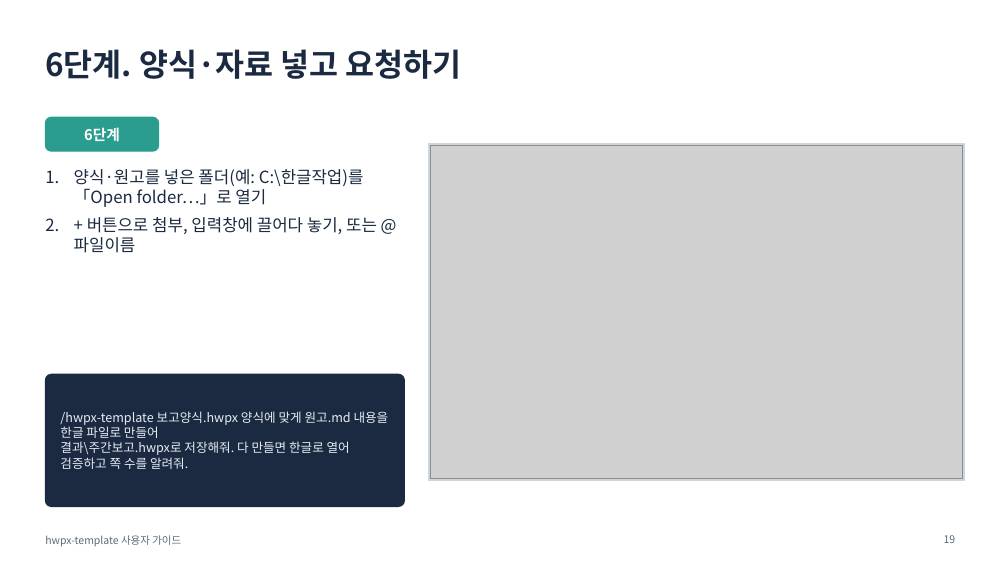
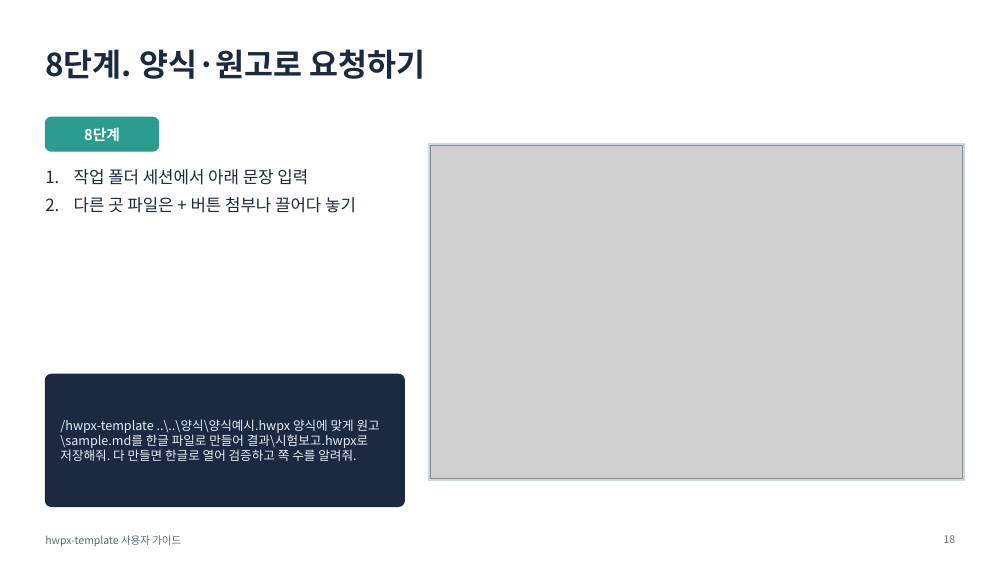
Before and after one commit to emilyJ7/hwpx-template-public, a slide deck: slide 18 of docs/사용자가이드.pptx (slide 19 before the commit). Drawn at 1008x567 pixels with LibreOffice and Linux fonts; fonts in the diff are those of the drawing; grey boxes stand for pictures. Boxes give left, top, right and bottom in pixels: in the first picture for what was removed or moved away, otherwise in the second. Text is boxed around its words. In the diff, an @@ line names an element or a change of style, - is before the commit and + after.

```diff
--- a/docs/사용자가이드.pptx
+++ b/docs/사용자가이드.pptx
@@ title at bbox=[45, 49, 426, 79]: text changed @@
-6단계. 양식·자료 넣고 요청하기
+8단계. 양식·원고로 요청하기
@@ text at bbox=[74, 169, 356, 213]: text changed @@
-1. 양식·원고를 넣은 폴더(예: C:\한글작업)를 「Open folder…」로 열기
-2. + 버튼으로 첨부, 입력창에 끌어다 놓기, 또는 @파일이름
+1. 작업 폴더 세션에서 아래 문장 입력
+2. 다른 곳 파일은 + 버튼 첨부나 끌어다 놓기
@@ text at bbox=[60, 419, 380, 461]: text changed @@
-/hwpx-template 보고양식.hwpx 양식에 맞게 원고.md 내용을 한글 파일로 만들어
-결과\주간보고.hwpx로 저장해줘. 다 만들면 한글로 열어 검증하고 쪽 수를 알려줘.
+/hwpx-template ..\..\양식\양식예시.hwpx 양식에 맞게 원고\sample.md를 한글 파일로 만들어 결과\시험보고.hwpx로 저장해줘. 다 만들면 한글로 열어 검증하고 쪽 수를 알려줘.
```
Also in this commit, not shown: 8 other slides changed, 2 slides added, 3 slides removed, 26 other files.
